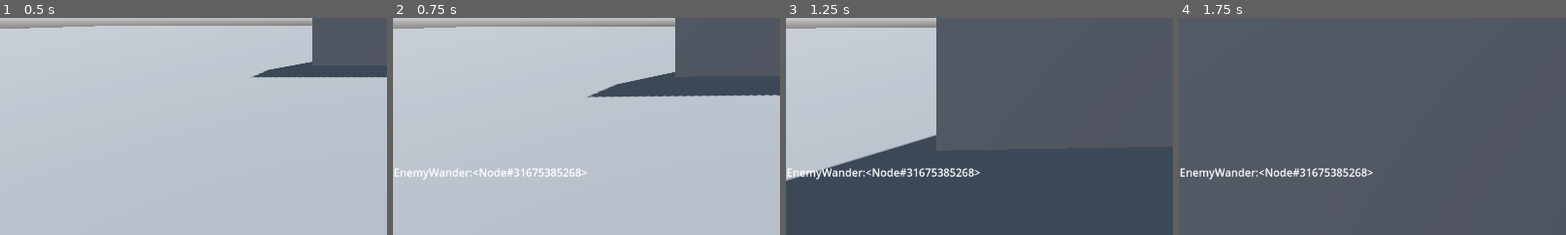
Above: before the commit, frames 1-4 (left to right).
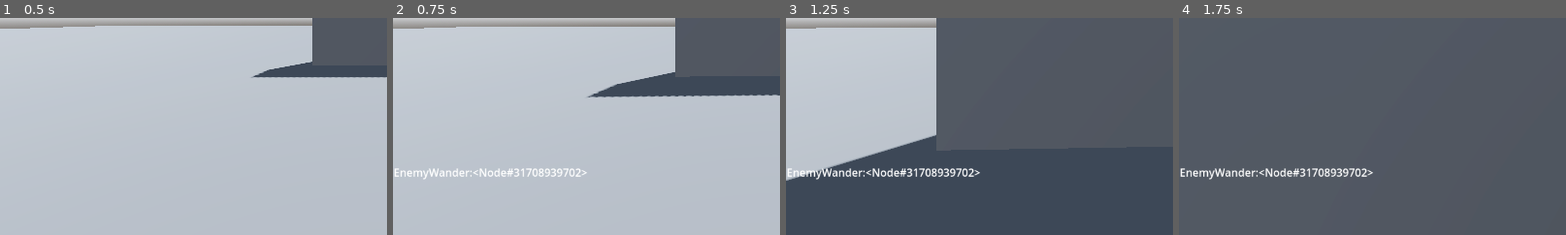
Above: after the commit, the same moments.

Repository: c-dez/playground
Game: Godot game, scene res://scenes/levels/test_level.tscn
Same seed, same stepped clock (60 frames per second), same inputs: the game is played once before the commit and once after it.
Inputs (mouse positions are % of the whole screen's width and height, from its top left):
- Up to frame 1 (0.5 s): no input
- Up to frame 2 (0.75 s): tap Enter at 0.5 s; move the mouse to (55, 50) at 0.52 s; hold W (forward) from 0.53 s (still down); click (55, 50) at 0.6 s
- Up to frame 3 (1.25 s): keep holding W (forward)
- Up to frame 4 (1.75 s): keep holding W (forward); move the mouse to (45, 50) at 1.27 s; tap R (r_key) at 1.35 s
The pictures show only the part of the screen within x 0-50%, y 50-100%; the shares and areas given below are measured in that part.

Frame 1 is identical in both runs. In frame 2, 0.1% of the frame differs, in the area x 34-49%, y 69-74%; in frame 3, 0.3%; in frame 4, 0.3%.

Commit message:
emepezando active reload

Diff:
--- a/scenes/player/player.tscn
+++ b/scenes/player/player.tscn
@@ -54,3 +54,12 @@
 
 [node name="ShootingRayCast" type="RayCast3D" parent="ShootingManager"]
 target_position = Vector3(0, 0, -20)
+
+[node name="TextureProgressBar" type="TextureProgressBar" parent="ShootingManager"]
+anchors_preset = -1
+anchor_left = 0.5
+anchor_top = 0.5
+anchor_right = 0.5
+anchor_bottom = 0.5
+grow_horizontal = 2
+grow_vertical = 2
